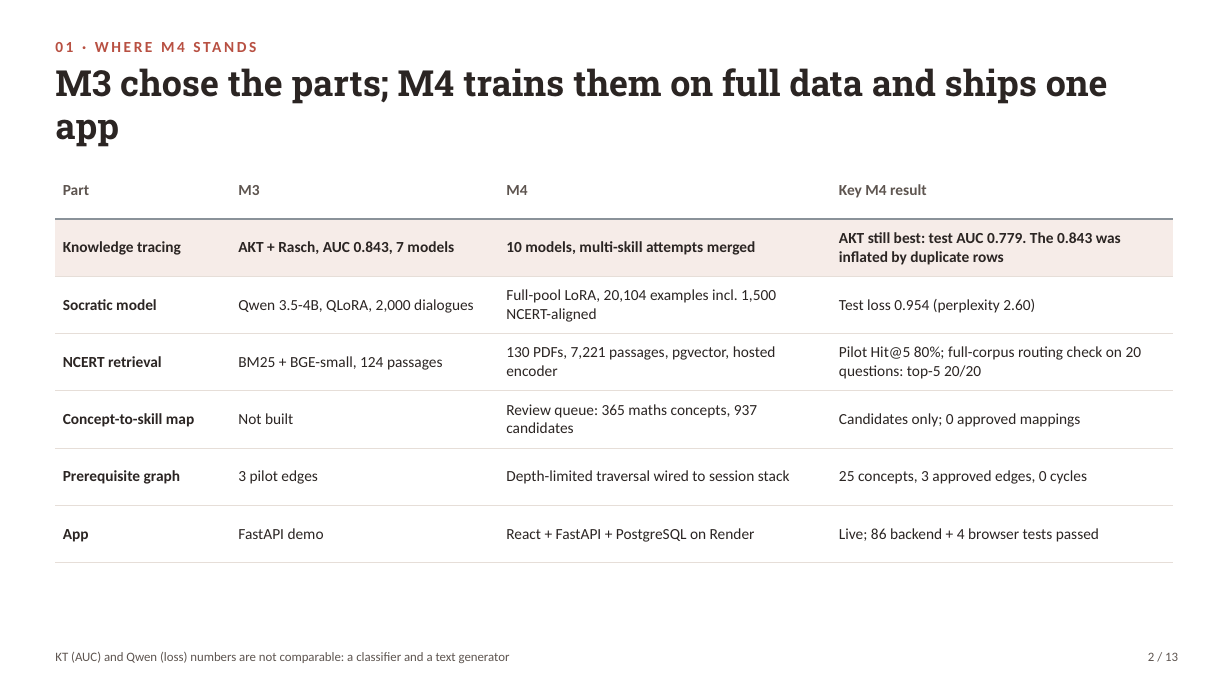
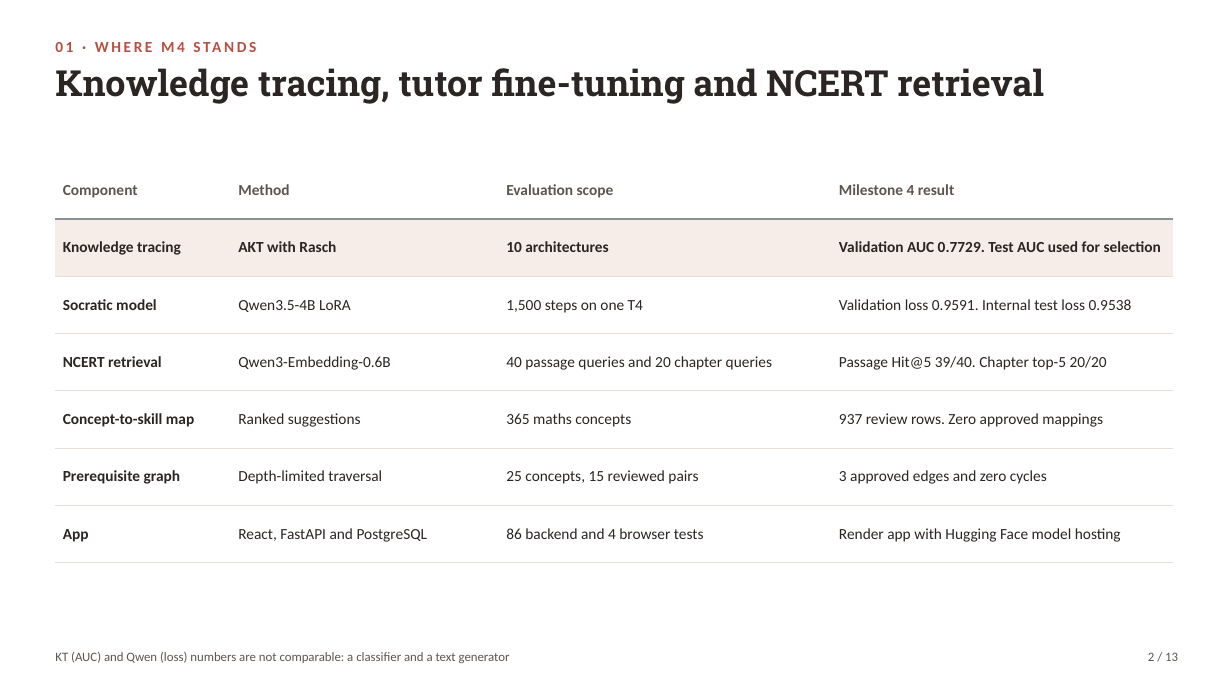
Before and after one commit to Hariomkr147/Group-2-DS-and-AI-Lab-Project, a slide deck: slide 2 of docs/milestone 4/M4_Presentation.pptx. Drawn at 1232x693 pixels with LibreOffice and Linux fonts; fonts in the diff are those of the drawing. Boxes give left, top, right and bottom in pixels: in the first picture for what was removed or moved away, otherwise in the second. Text is boxed around its words. In the diff, an @@ line names an element or a change of style, - is before the commit and + after.

Commit message:
review doc and updating signature

```diff
--- a/docs/milestone 4/M4_Presentation.pptx
+++ b/docs/milestone 4/M4_Presentation.pptx
@@ text at <box>55,68,1044,104</box>: text changed @@
-M3 chose the parts; M4 trains them on full data and ships one app
+Knowledge tracing, tutor fine-tuning and NCERT retrieval
@@ table at <box>55,162,1174,563</box> @@
-row 1: Part | M3 | M4 | Key M4 result
+row 1: Component | Method | Evaluation scope | Milestone 4 result
-row 2: Knowledge tracing | AKT + Rasch, AUC 0.843, 7 models | 10 models, multi-skill attempts merged | AKT still best: test AUC 0.779. The 0.843 was inflated by duplicate rows
+row 2: Knowledge tracing | AKT with Rasch | 10 architectures | Validation AUC 0.7729. Test AUC used for selection
-row 3: Socratic model | Qwen 3.5-4B, QLoRA, 2,000 dialogues | Full-pool LoRA, 20,104 examples incl. 1,500 NCERT-aligned | Test loss 0.954 (perplexity 2.60)
+row 3: Socratic model | Qwen3.5-4B LoRA | 1,500 steps on one T4 | Validation loss 0.9591. Internal test loss 0.9538
-row 4: NCERT retrieval | BM25 + BGE-small, 124 passages | 130 PDFs, 7,221 passages, pgvector, hosted encoder | Pilot Hit@5 80%; full-corpus routing check on 20 questions: top-5 20/20
+row 4: NCERT retrieval | Qwen3-Embedding-0.6B | 40 passage queries and 20 chapter queries | Passage Hit@5 39/40. Chapter top-5 20/20
-row 5: Concept-to-skill map | Not built | Review queue: 365 maths concepts, 937 candidates | Candidates only; 0 approved mappings
+row 5: Concept-to-skill map | Ranked suggestions | 365 maths concepts | 937 review rows. Zero approved mappings
-row 6: Prerequisite graph | 3 pilot edges | Depth-limited traversal wired to session stack | 25 concepts, 3 approved edges, 0 cycles
+row 6: Prerequisite graph | Depth-limited traversal | 25 concepts, 15 reviewed pairs | 3 approved edges and zero cycles
-row 7: App | FastAPI demo | React + FastAPI + PostgreSQL on Render | Live; 86 backend + 4 browser tests passed
+row 7: App | React, FastAPI and PostgreSQL | 86 backend and 4 browser tests | Render app with Hugging Face model hosting
```
Also in this commit, not shown: 12 other slides changed, 6 other files.
